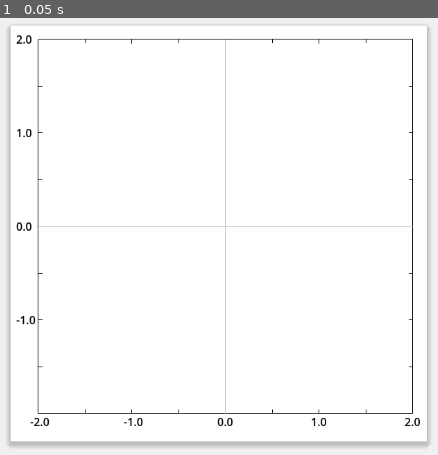
Above: before the commit, frame 1.
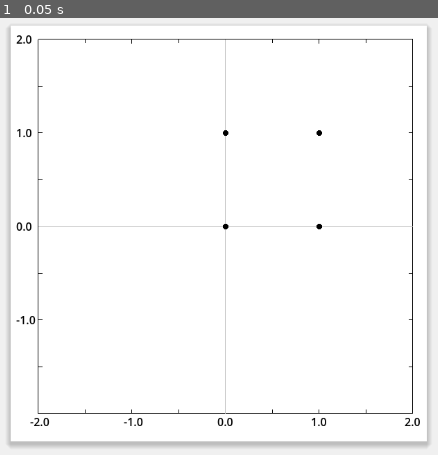
Above: after the commit, the same moment.

Repository: vivisuke/VisualFCL
Game: Godot game, scene res://fc1layer_scene.tscn
Two runs of this game, one before a commit and one after it. Both use one fixed random seed, a clock stepped at 60 frames per second and the inputs below.
Inputs:
- Up to frame 1 (0.05 s): no input

The runs differ from the first frame. In frame 1, less than 0.1% of the frame differs, in the area x 50-74%, y 25-49%.

Commit message:
0008 ◎ C 06/13 06/13 0.001│ToDo│(0/1, 0/1) 部分に黒丸をプロット

Diff:
--- a/VisualFCL/scripts/GraphRect.gd
+++ b/VisualFCL/scripts/GraphRect.gd
@@ -66,6 +66,41 @@
 func _process(delta):
 	pass
 
+func posToScreenPos(pos : Vector2) -> Vector2:
+	return Vector2(ORG_X + (pos.x/maxv) * (GRAPH_WD/2), ORG_Y - (pos.y/maxv) * (GRAPH_HT/2))
+# f(x, y) = b + w1*x + w2*y = 0 の直線描画
+func draw_div_line(p: Array):
+	var b  = p[0]
+	var w1 = p[1]
+	var w2 = p[2]
+	print("w1, w2, b = ", w1, " ", w2, " ", b)
+	print("-w1/w2 = ", -w1/w2)
+	print("-b/w2 = ", -b/w2)
+	var lst = []
+	var x = (-w2*maxv - b) / w1	# y == maxv との接線
+	if x >= -maxv && x <= maxv: lst.push_back(Vector2(x, maxv))
+	x = (w2*maxv - b) / w1	# y == -maxv との接線
+	if x >= -maxv && x <= maxv: lst.push_back(Vector2(x, -maxv))
+	var y = (-w1*maxv - b) / w2	# x == maxv との接線
+	if y > -maxv && y < maxv: lst.push_back(Vector2(maxv, y))
+	y = (w1*maxv - b) / w2	# x == -maxv との接線
+	if y > -maxv && y < maxv: lst.push_back(Vector2(-maxv, y))
+	if lst.size() == 2:
+		var col = Color.BLUE if w2 > 0 else Color.RED
+		var p1 = posToScreenPos(lst[0])
+		var p2 = posToScreenPos(lst[1])
+		draw_line(p1, p2, col)
+	pass
+func plot_boolean():
+	draw_circle(posToScreenPos(Vector2(0, 0)), 4.0, Color.BLACK)
+	draw_circle(posToScreenPos(Vector2(1, 0)), 4.0, Color.BLACK)
+	draw_circle(posToScreenPos(Vector2(0, 1)), 4.0, Color.BLACK)
+	draw_circle(posToScreenPos(Vector2(1, 1)), 4.0, Color.BLACK)
+func plot_points():
+	for i in range(points.size()):
+		var x = points[i][0]
+		var y = points[i][1]
+		draw_circle(posToScreenPos(Vector2(x, y)), 4.0, Color.BLACK)
 func _draw():
 	print("draw()")
 	# 背景＋影 描画
@@ -104,4 +139,6 @@
 	axis_labels[5].text = "-%.1f" % (maxv/2)
 	axis_labels[6].text = "%.1f" % maxv
 	#
+	plot_boolean()
+	#
 	pass
Not shown, changed: VisualFCL.spr
